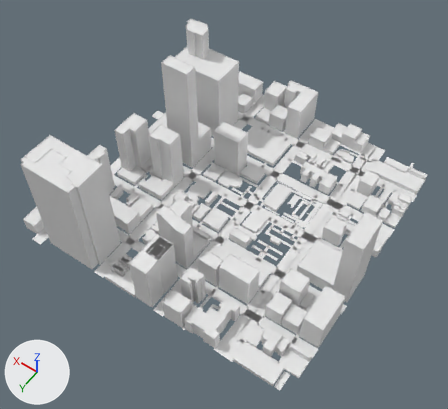
An edit to the glTF model app/public/world/tiles/-1_-3.glb, drawn before and after from the same camera.
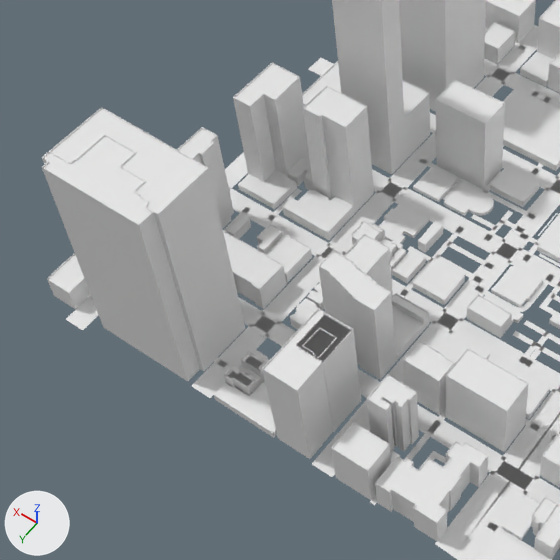
Each version appears first whole from a 50 mm camera at (-632.0, 1818.0, 864.0) aimed at (-269.0, 1309.0, 65.0), and next in a close-up on the part from 0% to 61% of the width and 20% to 87% of the height. Arrows for +X, +Y and +Z are at lower left; the lights stay in place. The last two pictures show the newer version. Where no turn or scale is listed for an object, it has been applied to the vertices. Vertices at exactly the same position are counted once.

Objects in the first close-up: 'buildings', 'ground'.
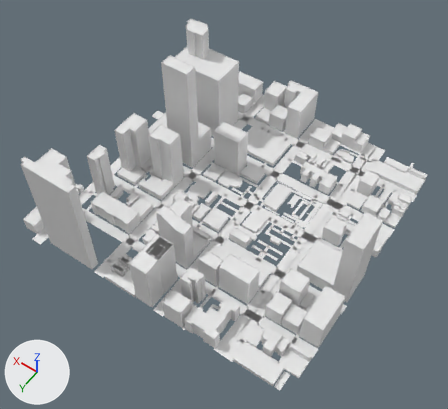
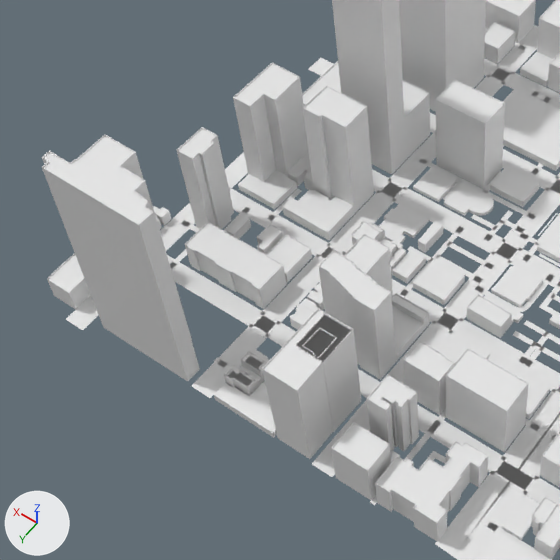
Where the change shows, as pixel boxes [x1, y1, x2, y2] in the close-ups (560 x 560 px):
part 1 of me_buildings, deleted
    before: [50, 107, 245, 371]

The edits, one by one:
me_buildings is used by ob_buildings; location (-251.7, 1245.7, 110.8).
me_buildings had 3673 vertices, 6347 faces and spanned x -261.0..261.0, y -259.0..259.0, z -111.0..111.0.
me_buildings now has 3628 vertices, 6187 faces and spans x -261.0..261.0, y -259.0..259.0, z -111.0..111.0.
Part 1, on me_buildings:
45 vertices are removed from x 105.0..210.0, y 191.0..244.0, z -111.0..88.0.
160 faces are deleted.
